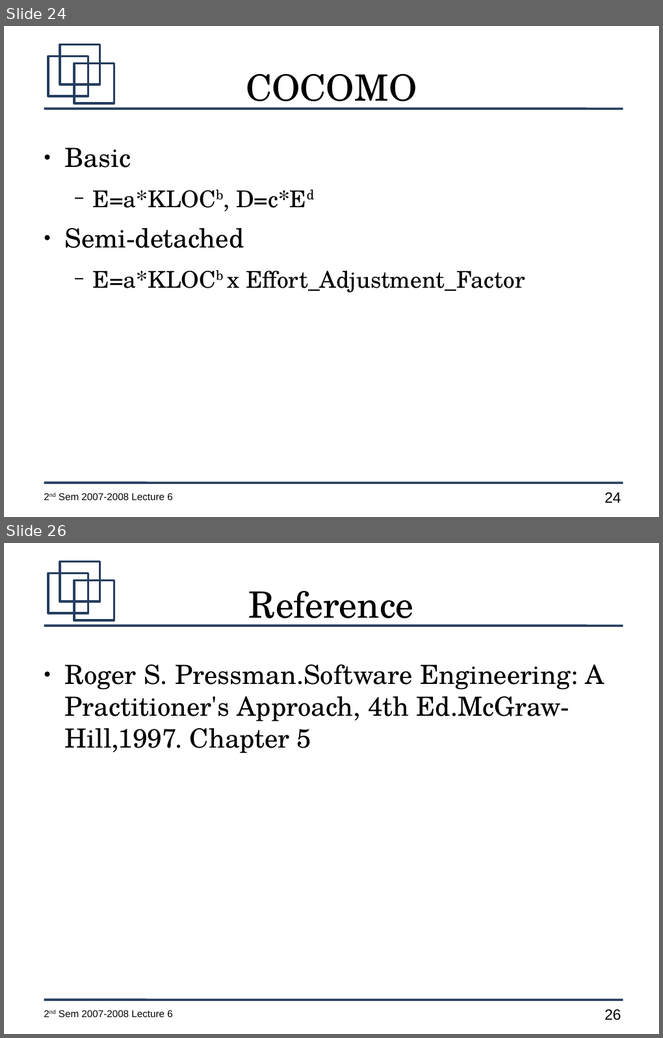
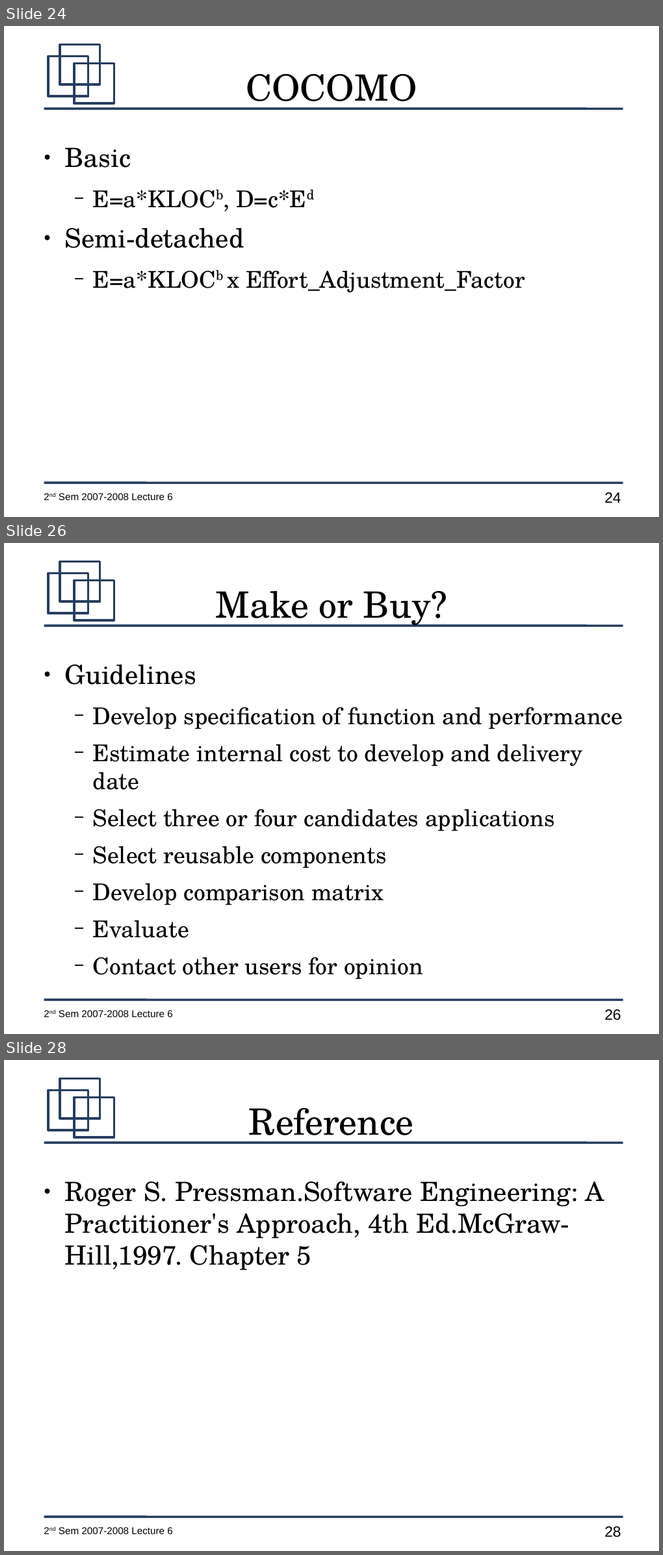
Before and after one commit to jachermocilla/jach-homepage, a slide deck: CMSC128-2nd-Sem-2007-L6.odp. Shown one above the other, each under a label of ours: slides 24 and 26 before the commit, slides 24, 26 and 28 after it; the slides between them are not shown. The pictures are 663x1038 and 663x1555 pixels, drawn with LibreOffice and Linux fonts; fonts in the diff are those of the drawing. Boxes give left, top, right and bottom in pixels: in the first picture for what was removed or moved away, otherwise in the second. Text is boxed around its words. In the diff, an @@ line names an element or a change of style, - is before the commit and + after.

```diff
--- a/CMSC128-2nd-Sem-2007-L6.odp
+++ b/CMSC128-2nd-Sem-2007-L6.odp
@@ slide 26 added at box(4, 543, 659, 1034), background #FFFFFF; not listed: 7 template elements that a slide beside it also shows @@
@@ title added at box(215, 591, 447, 627), 44 pt, text #000000 @@
+Make or Buy?
@@ text added at box(65, 665, 623, 980), 28 pt, text #000000 @@
+● Guidelines
+  − Develop specification of function and performance
+  − Estimate internal cost to develop and delivery date
+  − Select three or four candidates applications
+  − Select reusable components
+  − Develop comparison matrix
+  − Evaluate
+  − Contact other users for opinion
@@ what was slide 26 is now slide 28 @@
@@ page number at box(605, 1527, 621, 1538): text changed @@
-26
+28
```
Also in this commit, not shown: 2 other slides added, 1 slide removed, 1 other file.
